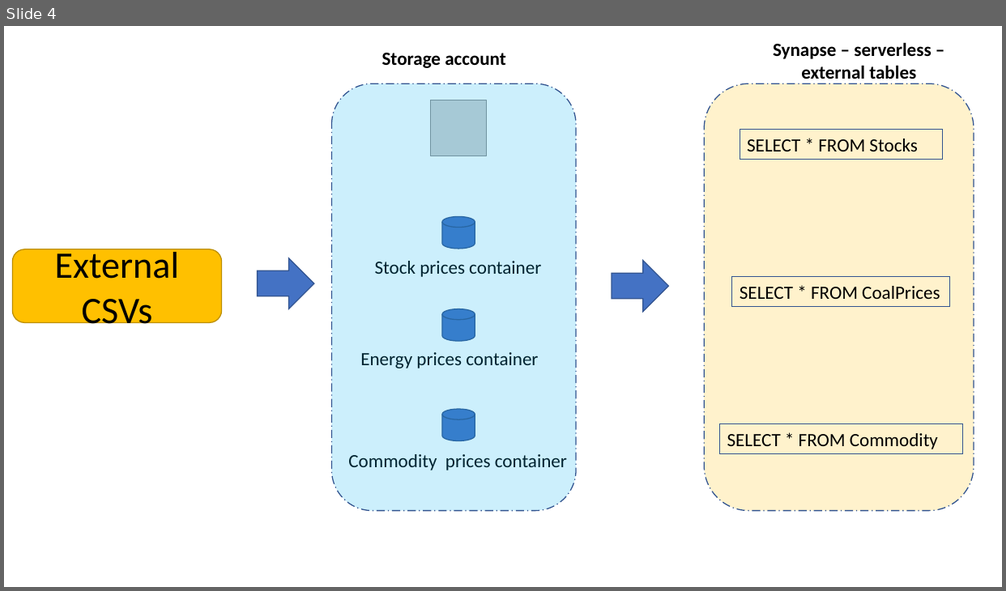
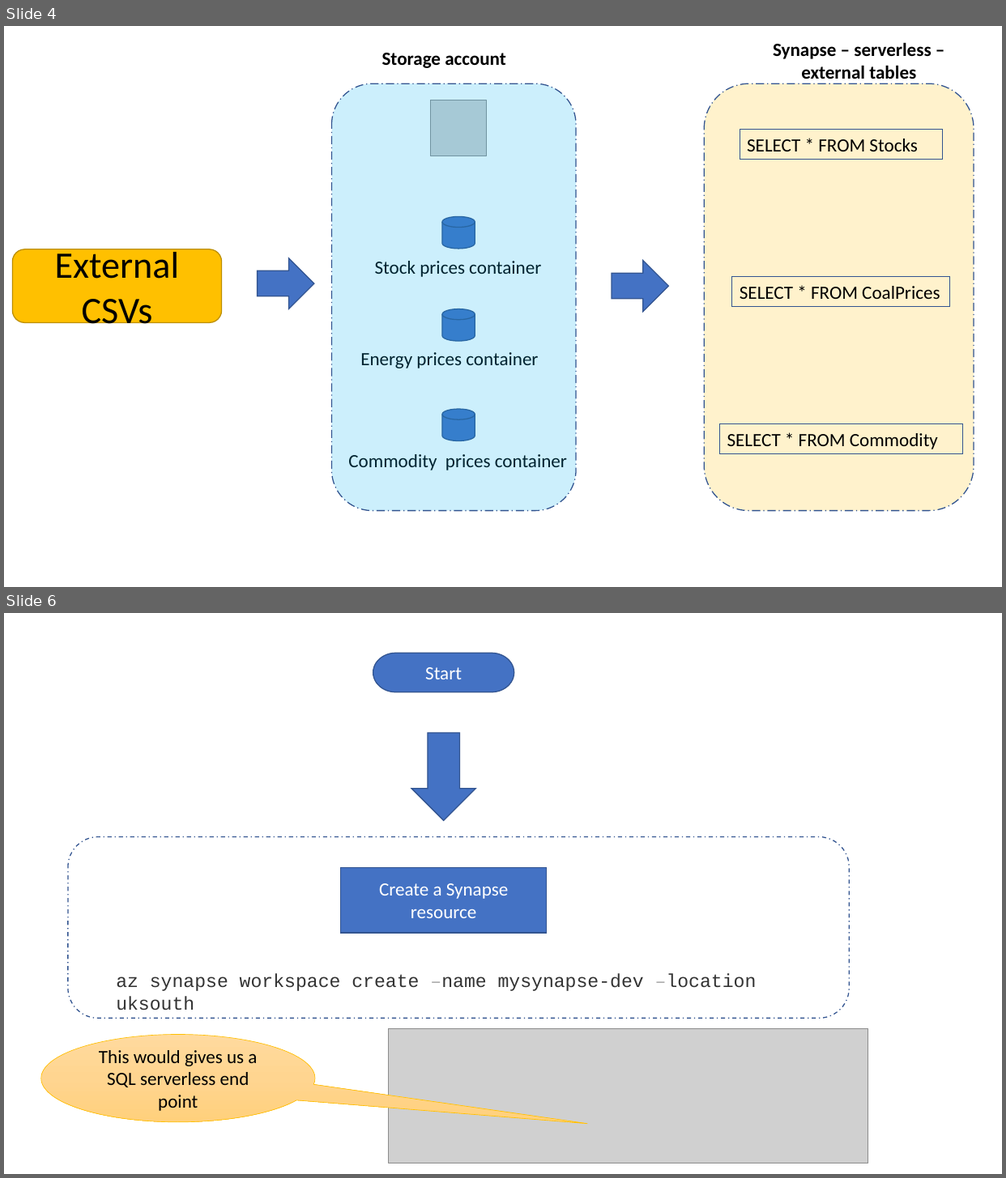
Before and after one commit to sdg002/AzureTrials, a slide deck: synapse-sqlviews-integrationtesting/docs/Synapse-Presentation1.pptx. Shown one above the other, each under a label of ours: slide 4 before the commit, slides 4 and 6 after it; the slides between them are not shown. The pictures are 1006x591 and 1006x1178 pixels, drawn with LibreOffice and Linux fonts; fonts in the diff are those of the drawing; grey boxes stand for pictures. Boxes give left, top, right and bottom in pixels: in the first picture for what was removed or moved away, otherwise in the second. Text is boxed around its words. In the diff, an @@ line names an element or a change of style, - is before the commit and + after.

```diff
--- a/synapse-sqlviews-integrationtesting/docs/Synapse-Presentation1.pptx
+++ b/synapse-sqlviews-integrationtesting/docs/Synapse-Presentation1.pptx
@@ slide 6 added at (4,613,1002,1174), background #FFFFFF @@
@@ pill shape added at (373,653,513,692), fill #4472C4, outline #325491 1 pt, 18 pt, text #FFFFFF @@
+Start
@@ down arrow added at (412,733,475,820), fill #4472C4, outline #325491 1 pt @@
@@ rounded rectangle added at (68,837,849,1018), outline #325491 1 pt dashed @@
@@ rectangle added at (341,867,547,933), fill #4472C4, outline #325491 1 pt, 18 pt, text #FFFFFF @@
+Create a Synapse resource
@@ text added at (116,974,756,1011), 18 pt, text #333333 @@
+az synapse workspace create –name mysynapse-dev –location uksouth
@@ speech bubble added at (41,1034,315,1122), fill gradient #FFDB9E to #FFD590 to #FFD07C, outline #FFC000 0.5 pt, 18 pt, text #000000 @@
+This would gives us a SQL serverless end point
@@ picture added at (389,1029,868,1163) @@
```
Also in this commit, not shown: 7 other slides added, 9 other files.
